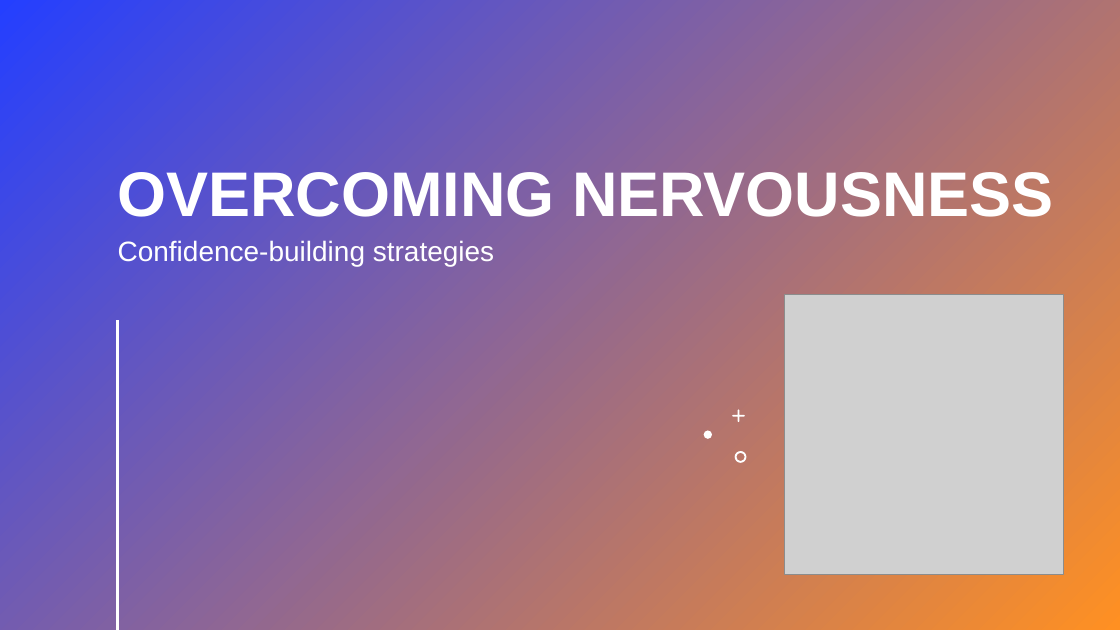
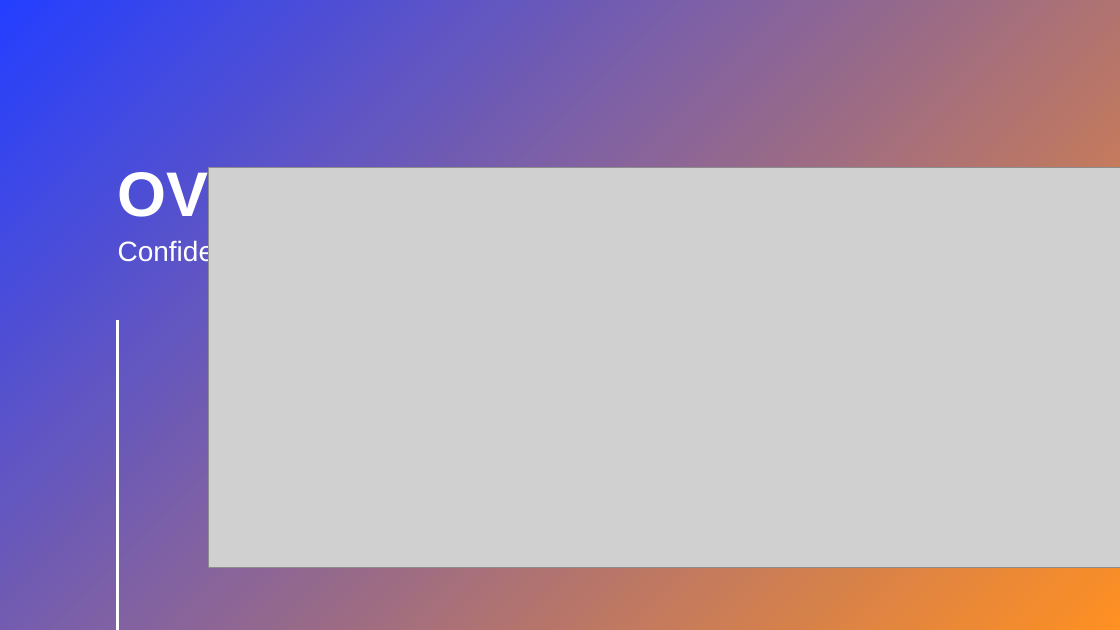
Before and after one commit to Data2401/final-project-fall-2024-classic-films, a slide deck: slide 4 of Films_raw_theme.pptx. Drawn at 1120x630 pixels with LibreOffice and Linux fonts; fonts in the diff are those of the drawing; grey boxes stand for pictures; background and template pictures are left out. Boxes give left, top, right and bottom in pixels: in the first picture for what was removed or moved away, otherwise in the second. Text is boxed around its words. In the diff, an @@ line names an element or a change of style, - is before the commit and + after.

```diff
--- a/Films_raw_theme.pptx
+++ b/Films_raw_theme.pptx
@@ picture: place and size @@
-picture at bbox=[785, 295, 1065, 575]
+picture at bbox=[209, 168, 1120, 568]
@@ freeform shape removed at bbox=[733, 409, 745, 422] @@
@@ freeform shape removed at bbox=[704, 430, 712, 439] @@
@@ freeform shape removed at bbox=[735, 451, 747, 463] @@
```
Also in this commit, not shown: 3 other slides changed, 2 other files.
